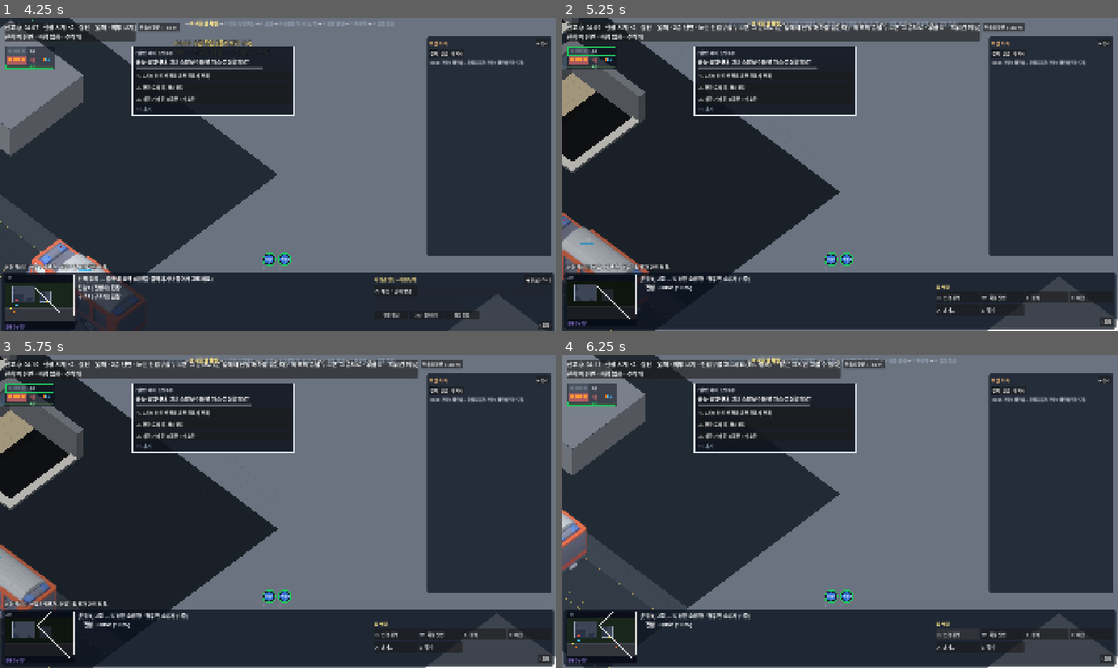
Above: before the commit, frames 1-4 (two rows, left to right).
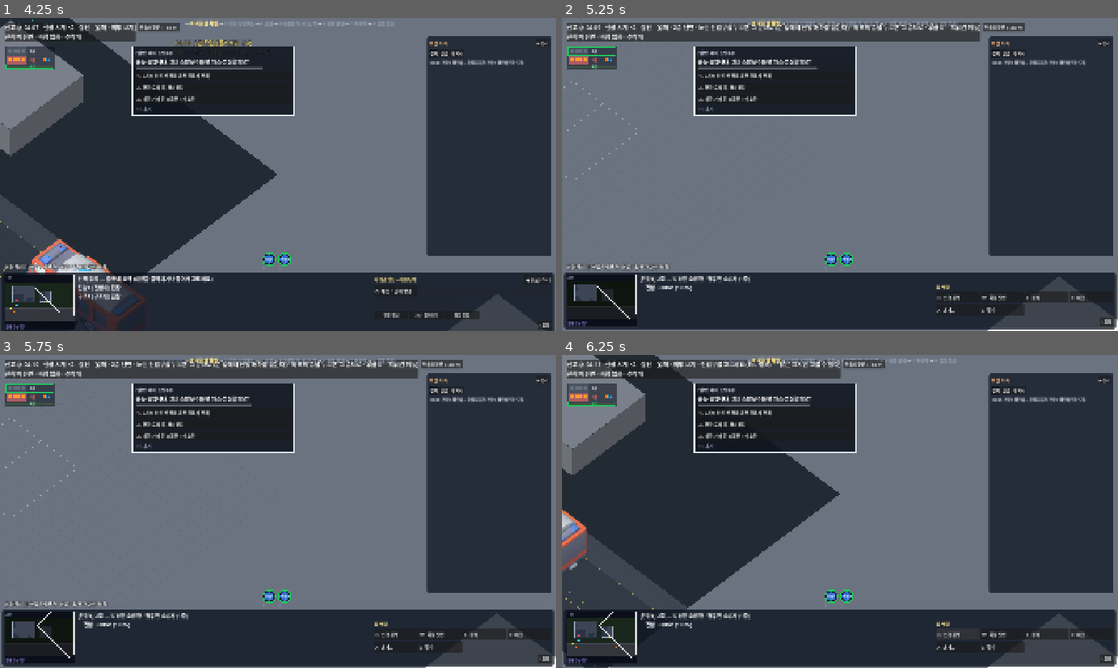
Above: after the commit, the same moments.

Repository: koo2957-collab/golden-time-game
Game: Godot game, scene res://scenes/world/world.tscn
Same seed, same stepped clock (60 frames per second), same inputs: the game is played once before the commit and once after it. This scene is started directly instead of the project's main scene.
Inputs (mouse positions are in pixels of both pictures, inside the frame that each line leads up to):
- Up to frame 1 (4.25 s): click "현장 도착 (Enter)" at 0.5 s; tap Enter at 1.25 s; drag from (38, 299) to (333, 105) at 1.27 s; click "Q 전략 변경…" at 2 s; click "◀ 뒤로 (Esc)" at 2.75 s; click "W 대응단계…" at 3.5 s
- Up to frame 2 (5.25 s): drag from (589, 58) to (812, 237) at 4.27 s; move the mouse to (840, 262) at 5.02 s; press the mouse at (840, 262) at 5.03 s; hold Page Up (floor_up) from 5.03 s (still down); tap Down (camera_down) at 5.1 s
- Up to frame 3 (5.75 s): keep holding Page Up (floor_up)
- Up to frame 4 (6.25 s): release Page Up (floor_up) at 5.75 s; release the mouse at (840, 599) at 5.75 s; click "Q 인명검색" at 5.75 s

Frame 1 is identical in both runs. In frame 2, 25% of the frame differs, in the area x 0-50%, y 0-100%; in frame 3, 25%; in frame 4, nothing differs.

Commit message:
F01: 단면 보기 — 층 간격 220px, 다른 층은 벽 선·사람 테두리만(실루엣), 불을 아는 방 벽은 주황
Co-Authored-By: Claude Opus 5.5 <noreply@anthropic.com>

Diff:
--- a/data/ui/view_params.json
+++ b/data/ui/view_params.json
@@ -1,8 +1,8 @@
 {
   "note": "건물 화면(외부 보기·인형집 단면) 설정 (R17). 화면에만 쓰고 시뮬레이션과는 상관없다. source: 화면 설정 = 보기 좋게 정한 값, 공학식 = 투영 계산. 화면 1m = 51px(IsoProjection.PX_PER_M), 칸 0.5m.",
-  "floor_height_px": {"value": 160, "source": "화면 설정", "note": "단면 보기 층 간격 FLOOR_GAP_PX (기획안 9-4·P2-1: 기본 160, 120~220 조절). 층고 2.8m 실제 비율 143px보다 조금 벌려 분해도처럼 보인다 (2026-11-10 결정 ②)"},
+  "floor_height_px": {"value": 220, "source": "화면 설정", "note": "단면 보기 층 간격 FLOOR_GAP_PX (기획안 9-4·P2-1: 120~220 조절). 2026-11-11 사용자 결정(F01): 건물을 더 높게 — 다른 층은 실루엣만이라 크게 벌려도 지금 층을 가리지 않는다"},
   "visible_floors_above": {"value": 2, "source": "화면 설정", "note": "지금 층 위로 함께 보일 층 수 (기획안 9-4: 위·아래 각 2개 층). 위층은 지금 층을 가리지 않게 반투명"},
-  "above_alpha": {"value": 0.25, "source": "화면 설정", "note": "위층 투명도 (P2-1 modulate.a = 0.25). 불·연기·대원은 흐릿하게 보여 위로 번지는 연기를 함께 본다"},
+  "above_alpha": {"value": 0.25, "source": "화면 설정", "note": "쓰지 않음 (2026-11-11 F01: 위·아래 다른 층은 벽 선·사람 테두리만 — 투명도는 FloorLayer.GHOST_* 색에)"},
   "visible_floors_below": {"value": 2, "source": "화면 설정", "note": "지금 층 아래로 함께 쌓아 보일 층 수. 층 번호가 이어진 층만 (초고층의 생략 층·땅 밑은 쌓지 않는다)"},
   "below_modulate": {"value": [0.75, 0.55], "source": "화면 설정", "note": "아래 층 밝기 (한 층 아래, 두 층 아래)"},
   "front_wall": {"value": "cut", "source": "화면 설정", "note": "단면 보기의 앞벽(남·동)과 실내 벽 모양: cut(잘린 벽) / hidden(숨김)"},
--- a/scripts/ui/building/floor_layer.gd
+++ b/scripts/ui/building/floor_layer.gd
@@ -110,6 +110,22 @@
 var _bq_idx := PackedInt32Array()
 var _bl_pts := PackedVector2Array()
 var _bl_cols := PackedColorArray()
+## 다른 층 (F01, 2026-11-11 사용자 결정): 고른 층 외의 위·아래 층은 벽 선(외곽·방 벽)만 얇은 반투명으로,
+## 불을 아는 방의 벽만 주황, 대원은 몸 테두리만 노랑, 발견한 요구조자는 빨강. 가구·바닥·불·연기는 그리지 않는다
+var ghost := false:
+	set(v):
+		if v != ghost:
+			ghost = v
+			if _ghost_units:
+				_ghost_units.visible = v
+			queue_redraw()
+const GHOST_WALL := Color(1, 1, 1, 0.32)
+const GHOST_FIRE_WALL := Color(1.0, 0.55, 0.15, 0.75)
+const GHOST_CREW := Color(1.0, 0.85, 0.2, 0.9)
+const GHOST_VICTIM := Color(1.0, 0.3, 0.3, 0.9)
+var _ghost_units: Node2D
+var _ghost_walls: Dictionary = {}  # level -> [PackedVector2Array 선분(칸 가운데 쌍), Array 선분마다 맞닿은 구획 index 목록]
+
 ## 층 고르기 (P4-5): 외부 보기에서 노랗게 테두리를 그릴 층 (-99 = 없음)
 var hover_floor := -99:
 	set(v):
@@ -187,6 +203,17 @@
 	_ground_key = []
 	_objects_key = []
 	_build_shell()
+	# 다른 층 사람 테두리: 테두리 셰이더를 입힌 자식에 따로 그린다 (벽 선은 이 층에 그대로)
+	_ghost_units = Node2D.new()
+	var mat := ShaderMaterial.new()
+	mat.shader = load("res://shaders/ghost_outline.gdshader")
+	_ghost_units.material = mat
+	_ghost_units.visible = ghost
+	# 벽 너머 테두리처럼: 지금 층 그림 위에 그린다 (아래층 사람이 지금 층 바닥에 가려지지 않게)
+	_ghost_units.z_as_relative = false
+	_ghost_units.z_index = 100
+	_ghost_units.draw.connect(_draw_ghost_units)
+	add_child(_ghost_units)
 
 
 # --- 외부 보기: 건물 외관 (R16) ---
@@ -797,6 +824,9 @@
 
 func _draw() -> void:
 	if sim == null:
+		return
+	if ghost:
+		_draw_ghost()
 		return
 	var b := sim.building
 	var alpha := sim.clock.alpha()
@@ -2117,3 +2147,88 @@
 			_box(spot - Vector2(0.4, 0.4), spot + Vector2(0.4, 0.4), 0.0, 0.8, Color("94a3b8"), Color("64748b"), Color("cbd5e1"))
 			var label := "송풍기" + (" — 가동" if vent.active else " — 설치 중")
 			draw_string(PlanStyle.font(), proj.to_screen(spot, 1.3) + Vector2(-50, 0), label, HORIZONTAL_ALIGNMENT_CENTER, 100, 13, Color("e2e8f0"))
+
+
+# --- 다른 층: 실루엣 (F01) ---
+
+## 벽 칸(벽·문·창)의 가운데를 이웃 벽 칸과 이은 선 = 외곽선 + 방 사이 벽. 층마다 한 번 만든다
+func _ghost_wall_lines(lv: int) -> Array:
+	if _ghost_walls.has(lv):
+		return _ghost_walls[lv]
+	var b := sim.building
+	var segs := PackedVector2Array()
+	var comps: Array = []
+	var wallish := [BuildingData.Cell.WALL, BuildingData.Cell.DOOR, BuildingData.Cell.WINDOW]
+	for y in b.height:
+		for x in b.width:
+			if not b.cell(lv, x, y) in wallish:
+				continue
+			for d: Vector2i in [Vector2i.RIGHT, Vector2i.DOWN]:
+				var n := Vector2i(x, y) + d
+				if not b.in_bounds(n.x, n.y) or not b.cell(lv, n.x, n.y) in wallish:
+					continue
+				segs.append(Vector2(x + 0.5, y + 0.5))
+				segs.append(Vector2(n.x + 0.5, n.y + 0.5))
+				# 이 선에 맞닿은 방 (불을 아는 방이면 주황)
+				var touch: Array[int] = []
+				for c: Vector2i in [Vector2i(x, y), n]:
+					for e: Vector2i in [Vector2i.LEFT, Vector2i.RIGHT, Vector2i.UP, Vector2i.DOWN]:
+						var comp := sim.fire.compartment_at(lv, c.x + e.x, c.y + e.y)
+						if comp and not comp.index in touch:
+							touch.append(comp.index)
+				comps.append(touch)
+	_ghost_walls[lv] = [segs, comps]
+	return _ghost_walls[lv]
+
+
+func _draw_ghost() -> void:
+	_update_fire_rooms()
+	var data := _ghost_wall_lines(level)
+	var segs: PackedVector2Array = data[0]
+	var comps: Array = data[1]
+	var plain := PackedVector2Array()
+	var hot := PackedVector2Array()
+	for i in comps.size():
+		var a := proj.to_screen(segs[i * 2], 0.05)
+		var b := proj.to_screen(segs[i * 2 + 1], 0.05)
+		var burning := false
+		for ci: int in comps[i]:
+			if _fire_rooms.has(ci):
+				burning = true
+				break
+		if burning:
+			hot.append_array([a, b])
+		else:
+			plain.append_array([a, b])
+	if not plain.is_empty():
+		draw_multiline(plain, GHOST_WALL, 1.5)
+	if not hot.is_empty():
+		draw_multiline(hot, GHOST_FIRE_WALL, 2.0)
+	if _ghost_units:
+		_ghost_units.queue_redraw()
+
+
+## 다른 층의 대원(노랑)·발견한 요구조자(빨강): 그림을 테두리 셰이더로. 그림이 없으면 동그라미 테두리
+func _draw_ghost_units() -> void:
+	if sim == null or not ghost:
+		return
+	var alpha := sim.clock.alpha()
+	var crew_art := SpriteArt.get_set(str(SpriteArt.config().get("crew", ""))) if not thermal else null
+	for c in sim.units.crews:
+		for ff in c.members():
+			if ff.level != level or ff.aboard:
+				continue
+			var p := UnitsView.display_pos(ff, alpha)
+			var feet := proj.to_screen(p, 0.0)
+			var moving := ff.level == ff.prev_level and (ff.pos - ff.prev_pos).length_squared() > 0.000001
+			var anim := "down" if ff.incapacitated else ("walk" if moving else "idle")
+			if crew_art == null or not crew_art.draw(_ghost_units, anim, int(_facing.get(ff.id, 1)), SpriteArt.frame_at(anim, crew_art.frames(anim), ff.id * 0.37), feet, GHOST_CREW):
+				_ghost_units.draw_arc(feet + Vector2(0, -18), 9.0, 0.0, TAU, 16, GHOST_CREW, 2.0)
+	for v in sim.rescue.victims:
+		if not v.discovered or v.level != level or v.carried_by >= 0:
+			continue
+		var feet := proj.to_screen(v.pos, 0.05)
+		var art := SpriteArt.victim_set(v.label()) if not thermal else null
+		var anim := "idle" if v.state == Victim.State.CONSCIOUS else "down_up"
+		if art == null or not art.draw(_ghost_units, anim, (v.id * 3) % 8, 0, feet, GHOST_VICTIM):
+			_ghost_units.draw_arc(feet + Vector2(0, -6), 9.0, 0.0, TAU, 16, GHOST_VICTIM, 2.0)
--- a/scripts/ui/iso_view.gd
+++ b/scripts/ui/iso_view.gd
@@ -144,8 +144,9 @@
 		layer.visible = true
 		_configure(layer, depth, shown, _exterior)
 		layer.position = Vector2(0, stack.offset_px(depth))
-		var m := stack.modulate_for(depth)
-		layer.modulate = Color(m, m, m, 1.0)
+		# 아래층은 실루엣(벽 선·사람 테두리)만 — 흐리게 하지 않는다 (F01)
+		layer.ghost = depth > 0
+		layer.modulate = Color.WHITE
 	# 위층: 지금 층 위로 FLOOR_GAP_PX씩 올려 반투명 (외부 보기에서는 숨김)
 	var above: Array[int] = []
 	if not _exterior and stack != null:
@@ -162,9 +163,11 @@
 		up.thermal = thermal
 		up.upper_level = above[k + 1] if k + 1 < above.size() else -1
 		up.lower_level = above[k - 1] if k > 0 else _level
+		up.ghost = true
 		up.refresh()
 		up.position = Vector2(0, -stack.offset_px(k + 1))
-		up.modulate = Color(1, 1, 1, params.above_alpha)
+		# 위층도 실루엣만 (F01) — 투명도는 선 색에 들어 있다
+		up.modulate = Color.WHITE
 
 
 func _configure(layer: FloorLayer, depth: int, shown: Array[int], ext: bool) -> void:
--- /dev/null
+++ b/shaders/ghost_outline.gdshader
@@ -0,0 +1,23 @@
+shader_type canvas_item;
+// 단면 보기의 다른 층 사람 (2026-11-11 사용자 결정, F01): 그림의 바깥 테두리만 그리는 색(대원 노랑·요구조자 빨강)으로.
+// 그린 색(COLOR = 그릴 때 준 modulate)의 알파가 진하기. 안쪽은 아주 옅게 채워 형체가 읽히게 한다.
+
+uniform float thickness = 3.0;
+uniform float fill = 0.12;
+
+void fragment() {
+	float a = texture(TEXTURE, UV).a;
+	vec2 px = TEXTURE_PIXEL_SIZE * thickness;
+	float m = 0.0;
+	m = max(m, texture(TEXTURE, UV + vec2(px.x, 0.0)).a);
+	m = max(m, texture(TEXTURE, UV - vec2(px.x, 0.0)).a);
+	m = max(m, texture(TEXTURE, UV + vec2(0.0, px.y)).a);
+	m = max(m, texture(TEXTURE, UV - vec2(0.0, px.y)).a);
+	m = max(m, texture(TEXTURE, UV + px).a);
+	m = max(m, texture(TEXTURE, UV - px).a);
+	m = max(m, texture(TEXTURE, UV + vec2(px.x, -px.y)).a);
+	m = max(m, texture(TEXTURE, UV + vec2(-px.x, px.y)).a);
+	// 바깥 테두리를 진하게 (두 번 눌러 또렷하게)
+	float edge = clamp((m - a) * 2.0, 0.0, 1.0);
+	COLOR = vec4(COLOR.rgb, clamp(edge + a * fill, 0.0, 1.0) * COLOR.a);
+}
--- /dev/null
+++ b/tests/_shot_ghost.gd
@@ -0,0 +1,56 @@
+extends SceneTree
+## F01 단면 보기 다른 층 실루엣 캡처 (점검용, 테스트 목록에 넣지 않음): godot --path . -s res://tests/_shot_ghost.gd -- 저장폴더
+## 아파트 4층을 보면서: 아래 3층(불난 방 벽 주황)·2층, 위 5층은 벽 선만, 다른 층 대원은 노란 테두리
+
+
+func _initialize() -> void:
+	_run.call_deferred()
+
+
+func _run() -> void:
+	var args := OS.get_cmdline_user_args()
+	var out: String = (args[0] if not args.is_empty() else OS.get_user_data_dir()) + "/"
+	var gm = root.get_node_or_null("GameManager")
+	gm.scenario_path = "res://data/scenarios/sop213_1_apartment_3f.json"
+	gm.skip_menu = true
+	root.add_child(load("res://scenes/main/main.tscn").instantiate())
+	for i in 10:
+		await process_frame
+	var world = root.get_node("Main/World")
+	world.confine_mouse(false)
+	world.camera.edge_scroll = false
+	world.hud.command_ui.close_all()
+	var sim: SimWorld = world.sim
+	sim.issue(CommandOrder.make("arrive", [], 0, Vector3i.ZERO, {"gap_s": 1.0}))
+	for i in 50:
+		sim.step_ticks(10)
+		sim.cards.queue.clear()
+		await process_frame
+	world.hud.command_ui.close_all()
+	# 불이 보이게(아는 불), 대원 둘을 2층·4층 계단 곁에
+	sim.perception.enabled = false
+	var st := sim.command.stairs
+	for spec in [[0, 2], [1, 4], [2, 3]]:
+		var c := sim.units.crews[spec[0]]
+		var lv: int = spec[1]
+		var cell := sim.pathfinder.nearest_walkable(lv, Vector2i(st.center(lv, 0).floor()) + Vector2i(3, 0))
+		for ff in c.members():
+			ff.path.clear()
+			ff.level = lv
+			ff.prev_level = lv
+			ff.pos = Vector2(cell) + Vector2(0.5, 0.5) + Vector2(0.6 * (ff.id % 2), 0)
+			ff.prev_pos = ff.pos
+	world.set_view_level(4, false)
+	var proj = world.projection()
+	world.camera.zoom = Vector2(0.55, 0.55)
+	world.camera.retarget(proj.bounds(sim.building), proj.to_screen(Vector2(sim.building.footprint(4).get_center())))
+	for i in 40:
+		await process_frame
+	root.get_texture().get_image().save_png(out + "ghost_view4.png")
+	world.camera.zoom = Vector2(1.1, 1.1)
+	world.camera.retarget(proj.bounds(sim.building), proj.to_screen(st.center(4, 0)))
+	for i in 20:
+		await process_frame
+	root.get_texture().get_image().save_png(out + "ghost_zoom.png")
+	print("저장 ", out)
+	quit()
--- a/tests/test_cutaway.gd
+++ b/tests/test_cutaway.gd
@@ -12,7 +12,7 @@
 
 func test_view_params_loaded() -> void:
 	var p := ViewParams.load_default()
-	assert_eq(p.floor_height_px, 160.0, "층 간격 FLOOR_GAP_PX 160px (기획안 P2-1)")
+	assert_eq(p.floor_height_px, 220.0, "층 간격 220px (2026-11-11 사용자 결정 F01: 건물을 더 높게)")
 	assert_eq([p.visible_floors_above, p.above_alpha], [2, 0.25], "위 2개 층, 반투명 0.25")
 	assert_eq(p.visible_floors_below, 2, "아래 2개 층")
 	assert_eq(p.below_modulate, [0.75, 0.55] as Array[float], "아래 층 밝기")
@@ -34,7 +34,7 @@
 	assert_eq(s.modulate_for(0), 1.0, "지금 층은 밝게")
 	assert_eq(s.modulate_for(1), 0.75, "한 층 아래 0.75")
 	assert_eq(s.modulate_for(2), 0.55, "두 층 아래 0.55")
-	assert_eq(s.offset_px(2), 320.0, "두 층 아래는 320px 아래에 (160 × 2)")
+	assert_eq(s.offset_px(2), 440.0, "두 층 아래는 440px 아래에 (220 × 2)")
 	assert_eq(s.visible_levels(2), [2, 1] as Array[int], "2층은 2·1층")
 	assert_eq(s.visible_levels(1), [1] as Array[int], "1층은 혼자")
 
--- a/tests/ui_cutaway.gd
+++ b/tests/ui_cutaway.gd
@@ -50,8 +50,9 @@
 			shown_levels.append(layer.level)
 	_check("보이는 층 노드 12·11·10", shown_levels, [12, 11, 10])
 	_check("15층 이상은 그리지 않음 (위로 2개 층까지)", shown_levels.any(func(lv: int) -> bool: return lv >= 15), false)
-	_check("아래층은 160px씩 아래·어둡게", [iso.layers[1].position.y, snappedf(iso.layers[1].modulate.r, 0.01), snappedf(iso.layers[2].modulate.r, 0.01)], [160.0, 0.75, 0.55])
-	_check("위층 13·14층은 160px씩 위에 반투명", [iso.upper_layers[0].visible, iso.upper_layers[0].level, iso.upper_layers[1].level, iso.upper_layers[0].position.y, snappedf(iso.upper_layers[0].modulate.a, 0.01)], [true, 13, 14, -160.0, 0.25])
+	# F01 (2026-11-11): 다른 층은 실루엣(벽 선·사람 테두리)만 — 흐리게 하지 않고 ghost로 그린다
+	_check("아래층은 220px씩 아래·실루엣", [iso.layers[0].ghost, iso.layers[1].position.y, iso.layers[1].ghost, iso.layers[2].ghost], [false, 220.0, true, true])
+	_check("위층 13·14층은 220px씩 위에 실루엣", [iso.upper_layers[0].visible, iso.upper_layers[0].level, iso.upper_layers[1].level, iso.upper_layers[0].position.y, iso.upper_layers[0].ghost], [true, 13, 14, -220.0, true])
 	_check("12층 남쪽 앞벽은 잘린 벽(0.2m)", iso.layers[0]._wall_height(8, 19), 0.2)
 	_check("12층 북쪽 뒷벽은 천장까지", iso.layers[0]._wall_height(10, 4), 2.4)
 	_check("계단이 11층에서 12층으로 이어짐 (11층 노드의 계단 디딤판 20칸)", iso.layers[1]._ramp_cells().size(), 20)
Binary file changed: docs/ref/cutaway_exterior.png
Binary file changed: docs/ref/cutaway_interior.png
Not shown, changed: docs/decisions.md
Not shown, changed: docs/features.md
